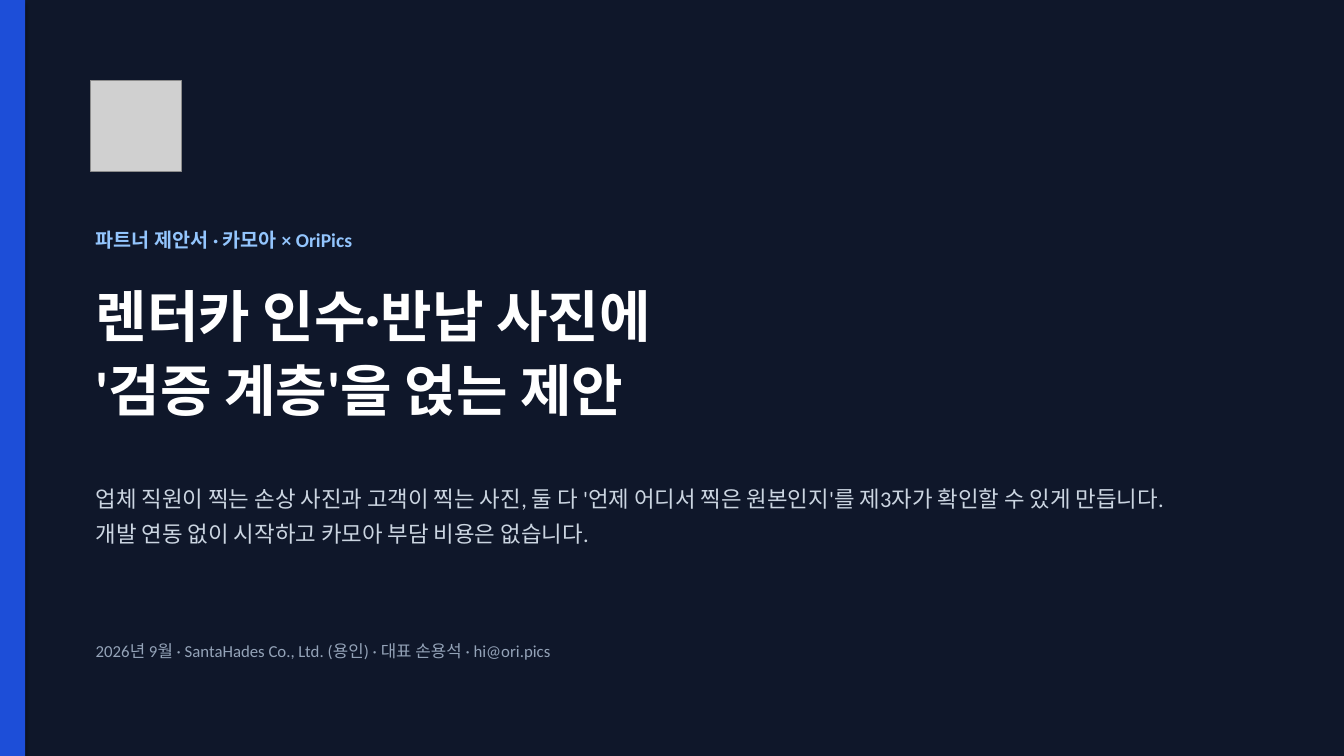
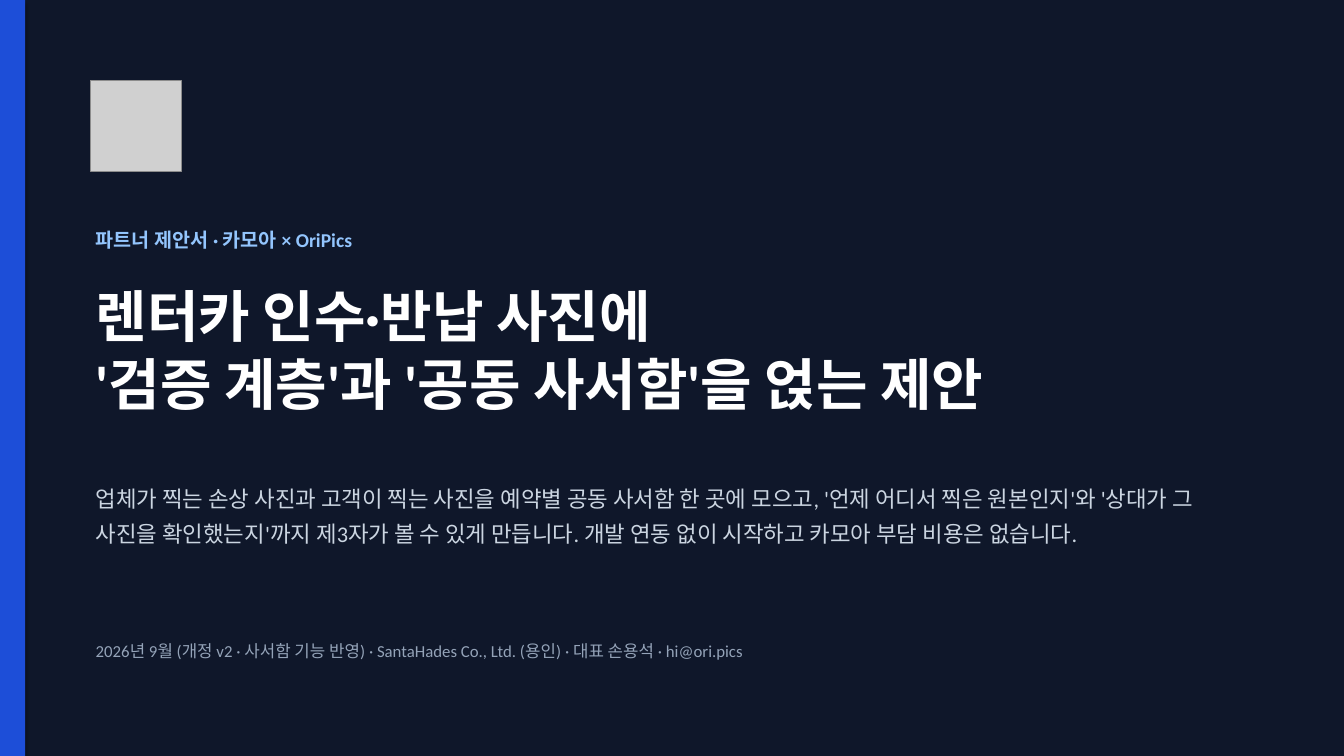
Before and after one commit to SantaHades/OriPics-MVP-Front, a slide deck: slide 1 of docs/gtm/proposal-carmore.pptx. Drawn at 1344x756 pixels with LibreOffice and Linux fonts; fonts in the diff are those of the drawing; grey boxes stand for pictures. Boxes give left, top, right and bottom in pixels: in the first picture for what was removed or moved away, otherwise in the second. Text is boxed around its words. In the diff, an @@ line names an element or a change of style, - is before the commit and + after.

```diff
--- a/docs/gtm/proposal-carmore.pptx
+++ b/docs/gtm/proposal-carmore.pptx
@@ text at [96, 357, 984, 410]: text changed @@
-'검증 계층'을 얹는 제안
+'검증 계층'과 '공동 사서함'을 얹는 제안
@@ text at [96, 488, 1193, 544]: text changed @@
-업체 직원이 찍는 손상 사진과 고객이 찍는 사진, 둘 다 '언제 어디서 찍은 원본인지'를 제3자가 확인할 수 있게 만듭니다. 개발 연동 없이 시작하고 카모아 부담 비용은 없습니다.
+업체가 찍는 손상 사진과 고객이 찍는 사진을 예약별 공동 사서함 한 곳에 모으고, '언제 어디서 찍은 원본인지'와 '상대가 그 사진을 확인했는지'까지 제3자가 볼 수 있게 만듭니다. 개발 연동 없이 시작하고 카모아 부담 비용은 없습니다.
@@ text at [96, 643, 743, 660]: text changed @@
-2026년 9월 · SantaHades Co., Ltd. (용인) · 대표 손용석 · hi@ori.pics
+2026년 9월 (개정 v2 · 사서함 기능 반영) · SantaHades Co., Ltd. (용인) · 대표 손용석 · hi@ori.pics
```
Also in this commit, not shown: 6 other slides changed, 1 slide added, 3 other files.
